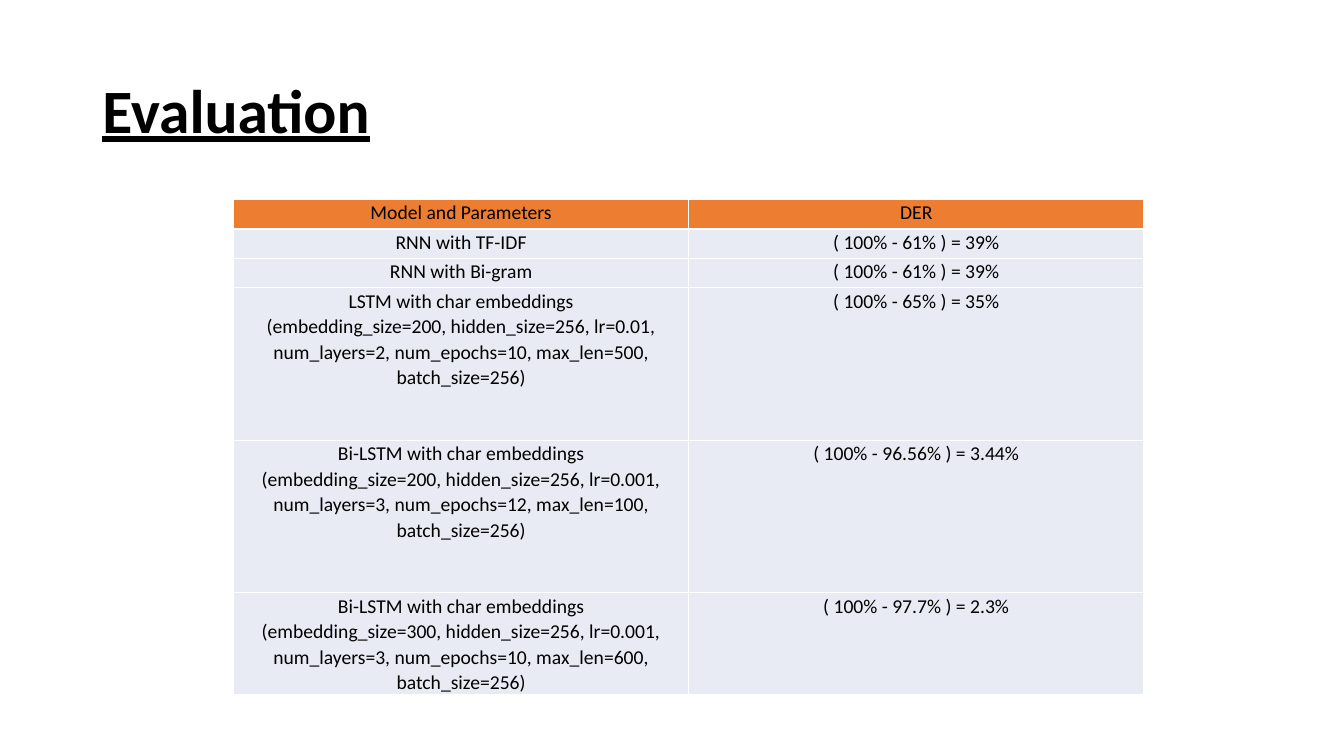
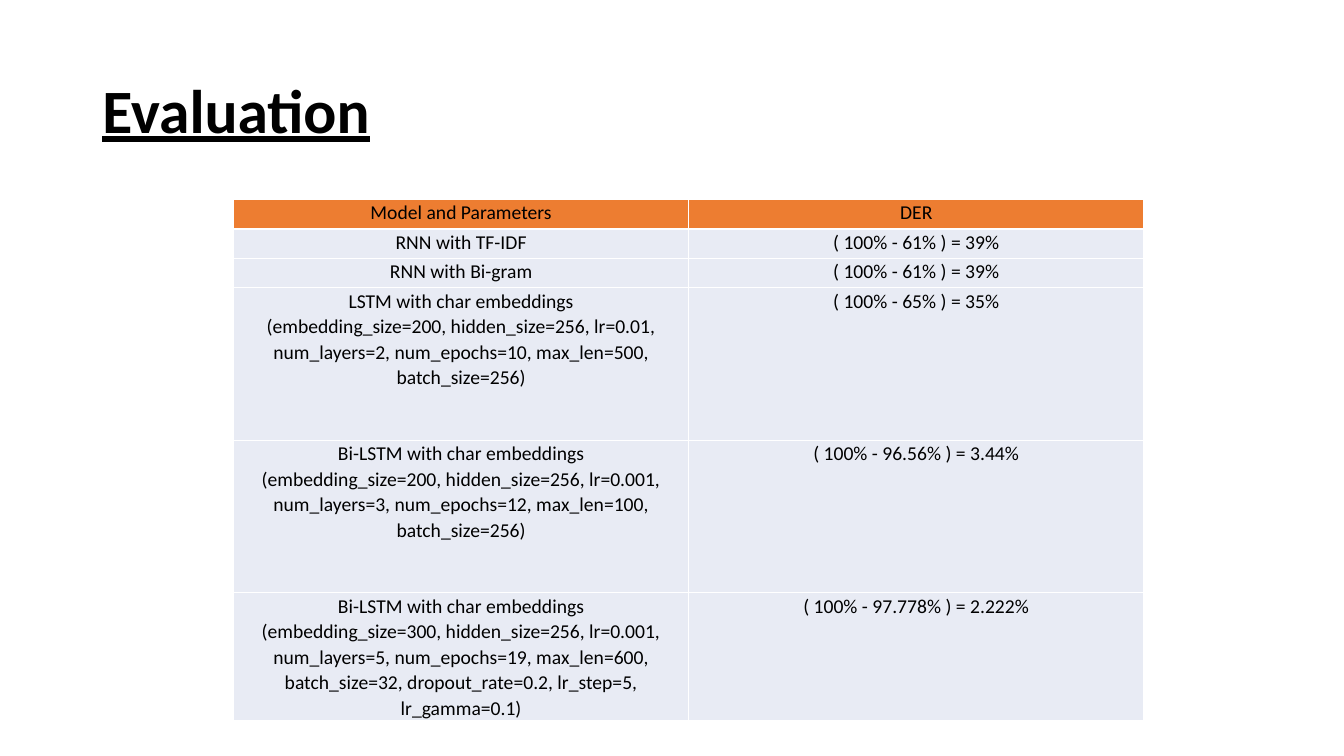
Before and after one commit to MoazHassan2022/Arabic-Text-Diacritization, a slide deck: slide 7 of Team 18 Presentation.pptx. Drawn at 1344x756 pixels with LibreOffice and Linux fonts; fonts in the diff are those of the drawing. Boxes give left, top, right and bottom in pixels: in the first picture for what was removed or moved away, otherwise in the second. Text is boxed around its words. In the diff, an @@ line names an element or a change of style, - is before the commit and + after.

```diff
--- a/Team 18 Presentation.pptx
+++ b/Team 18 Presentation.pptx
@@ table at <box>234,200,1144,723</box> @@
-row 6, column 1: Bi-LSTM with char embeddings / (embedding_size=300, hidden_size=256, lr=0.001, num_layers=3, num_epochs=10, max_len=600, batch_size=256)
+row 6, column 1: Bi-LSTM with char embeddings / (embedding_size=300, hidden_size=256, lr=0.001, num_layers=5, num_epochs=19, max_len=600, batch_size=32, dropout_rate=0.2, lr_step=5, lr_gamma=0.1)
-row 6, column 2: ( 100% - 97.7% ) = 2.3%
+row 6, column 2: ( 100% - 97.778% ) = 2.222%
```
Also in this commit, not shown: 5 other files.
